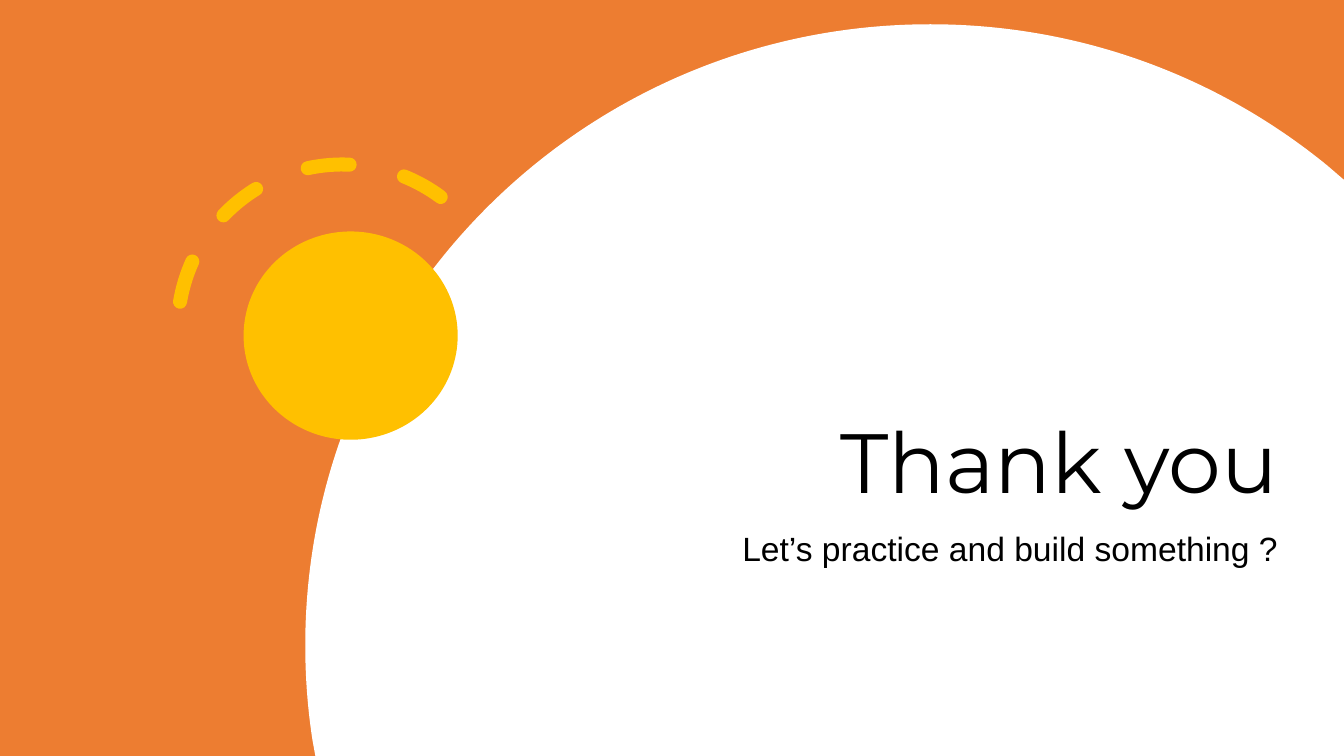
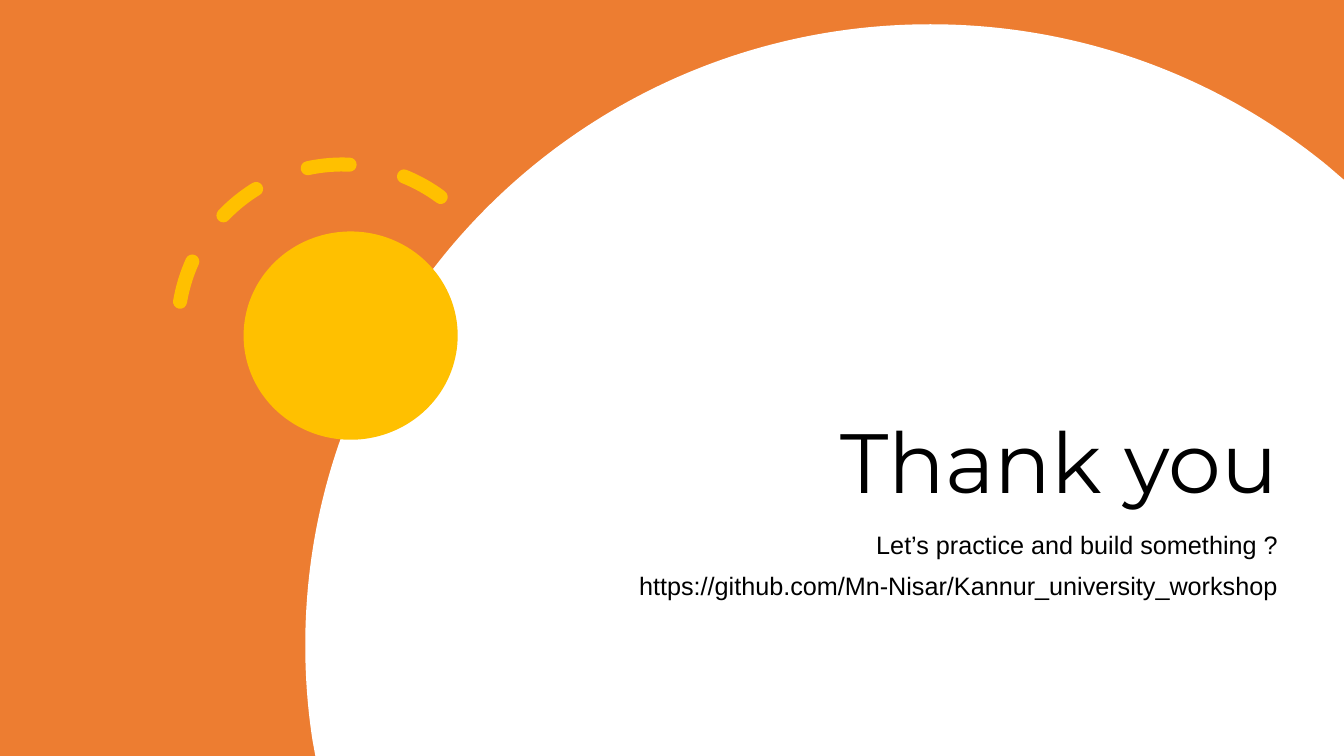
Before and after one commit to Mn-Nisar/Kannur_university_workshop, a slide deck: slide 12 of Python Masterclass.pptx. Drawn at 1344x756 pixels with LibreOffice and Linux fonts; fonts in the diff are those of the drawing. Boxes give left, top, right and bottom in pixels: in the first picture for what was removed or moved away, otherwise in the second. Text is boxed around its words. In the diff, an @@ line names an element or a change of style, - is before the commit and + after.

```diff
--- a/Python Masterclass.pptx
+++ b/Python Masterclass.pptx
@@ text at [876, 535, 1256, 559]: size 24 to 18 pt in "Let’s practice and build something ?" @@
@@ text at [639, 576, 1277, 600]: paragraph added @@
+https://github.com/Mn-Nisar/Kannur_university_workshop
```
Also in this commit, not shown: 5 other files.
